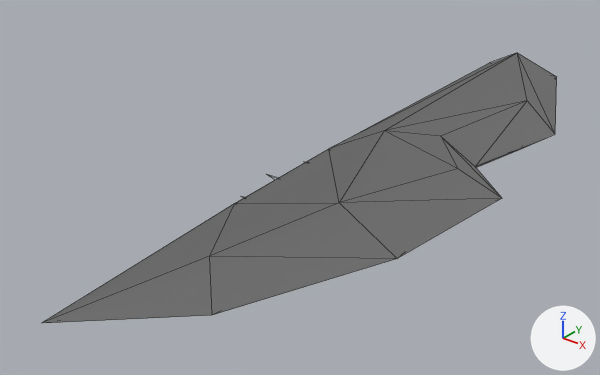
The glTF model docs/models/weapons/w11/002.glb, before and after one commit.
Camera for both pictures: a 50 mm camera at (0.644, -1.354, 0.504) aimed at (-0.013, -0.533, -0.006). Arrows for +X, +Y and +Z are at lower right; the lights stay in place. The older version comes first. Mesh edges are drawn as thin lines. Vertices at exactly the same position are counted once.

The first picture shows 'Group[20]'.
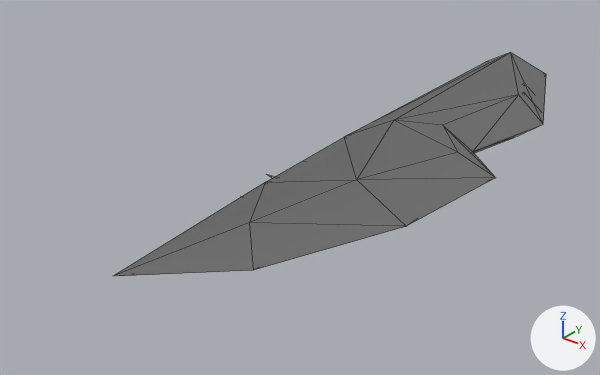
Location of each change, [x1, y1, x2, y2] in pixels of the pictures (600 x 375 px; the box of a moved part takes in the faces that stretch with it):
'Group[20]', reshaped (16% narrower, 17% shorter): before [43, 53, 557, 323]; after [114, 53, 546, 276]
part 1 of me_group_20, moved or reshaped: before [43, 203, 337, 323]; after [114, 180, 355, 276]
part 2 of me_group_20, moved or reshaped: before [234, 56, 511, 204]; after [266, 55, 506, 182]
part 3 of me_group_20, moved or reshaped: before [342, 53, 516, 142]; after [352, 53, 509, 133]
part 4 of me_group_20, moved or reshaped: before [209, 131, 502, 315]; after [249, 120, 495, 270]
part 5 of me_group_20, moved or reshaped: before [385, 101, 555, 197]; after [394, 95, 543, 176]
part 6 of me_group_20, moved or reshaped: before [384, 53, 557, 133]; after [395, 53, 546, 123]

What the commit changed:
me_group_20 is used by ob_group_20; location (0.0, 0.0, 0.0).
me_group_20 had 24 vertices, 44 faces and spanned x 0.0..0.269, y -1.0..0.0, z 0.0..0.096.
me_group_20 now has 24 vertices, 44 faces and spans x -0.077..0.193, y -0.856..0.146, z -0.048..0.048.
me_group_20 part 1: all 2 vertices in x 0.027..0.049, y -1.0..-0.71, z 0.048..0.052 are moved by (-0.077, 0.144, -0.048).
me_group_20 part 2: the 1 vertex in x 0.013, y -0.502, z 0.05 is moved by (-0.077, 0.145, -0.048).
me_group_20 part 3: the 1 vertex in x 0.0, y 0.0, z 0.048 is moved by (-0.077, 0.146, -0.048).
me_group_20 part 4: all 6 vertices in x 0.121..0.246, y -0.89..-0.681, z 0.016..0.084 are moved by (-0.076, 0.144, -0.048).
me_group_20 part 5: all 11 vertices in x 0.096..0.269, y -0.509..-0.246, z 0.005..0.095 are moved by (-0.076, 0.145, -0.048).
me_group_20 part 6: all 3 vertices in x 0.078..0.129, y -0.06..0.0, z 0.0..0.096 are moved by (-0.076, 0.146, -0.048).
